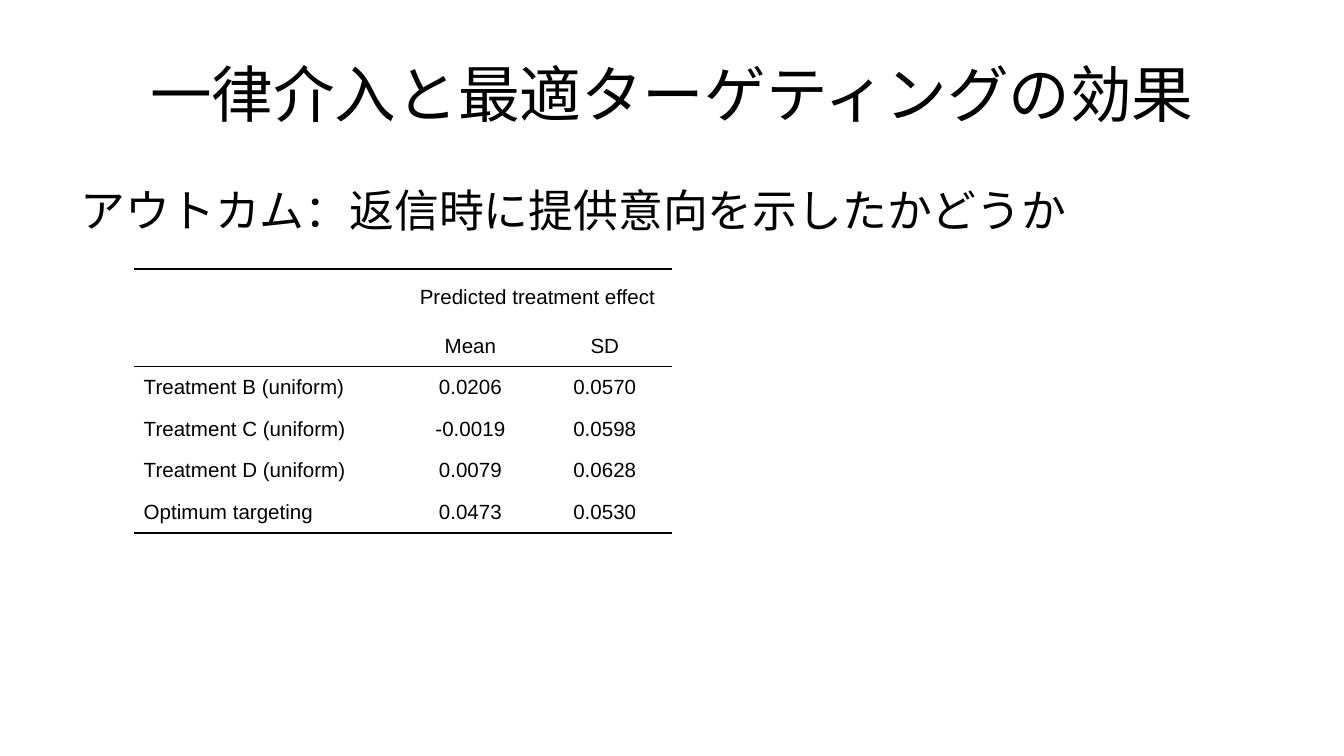
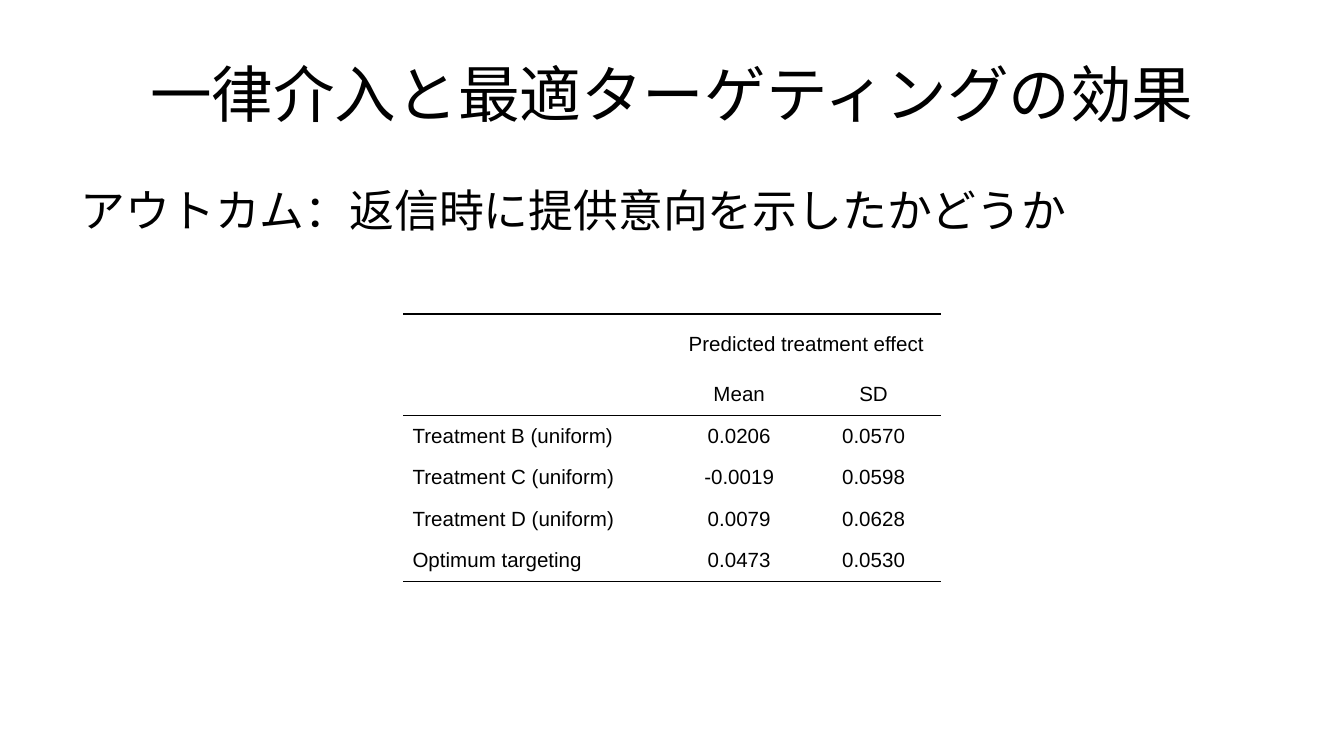
Before and after one commit to JMDP-behavioral-economics/RCT-Nudge, a slide deck: slide 2 of targeting.pptx. Drawn at 1344x756 pixels with LibreOffice and Linux fonts; fonts in the diff are those of the drawing. Boxes give left, top, right and bottom in pixels: in the first picture for what was removed or moved away, otherwise in the second. Text is boxed around its words. In the diff, an @@ line names an element or a change of style, - is before the commit and + after.

```diff
--- a/targeting.pptx
+++ b/targeting.pptx
@@ table at [403,314,941,581] @@
@@ borders changed @@
@@ table: place and size @@
-table at [134,269,672,756]
+table at [403,314,941,581]
```
Also in this commit, not shown: 1 other slide changed, 1 slide added, 1 other file.
